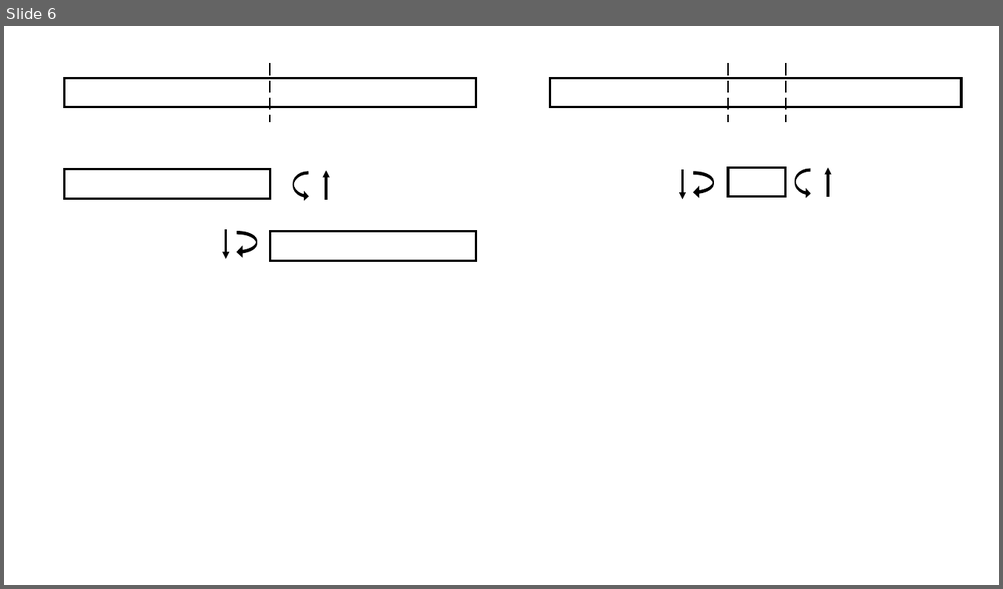
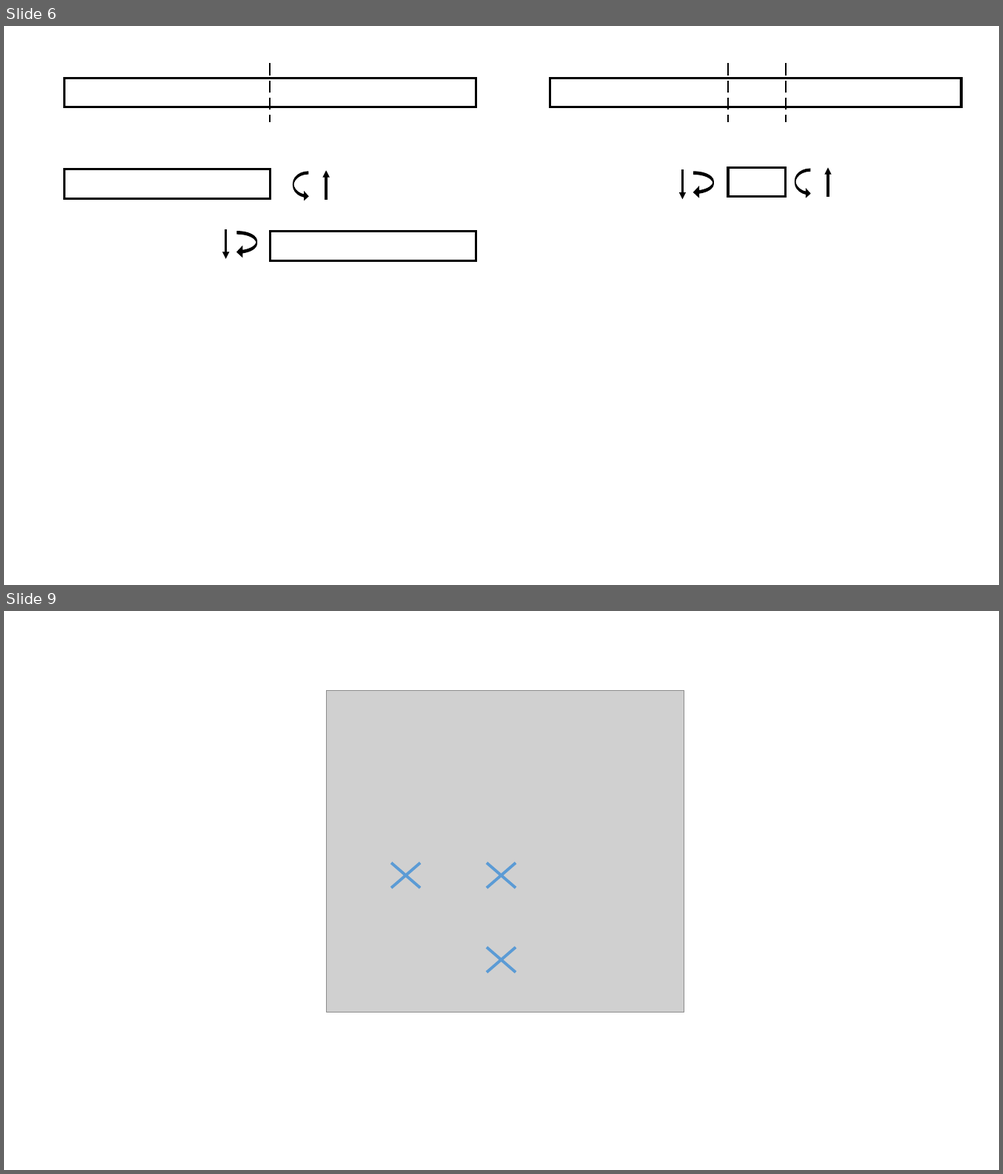
Before and after one commit to kms0523/Study, a slide deck: 그림.pptx. Shown one above the other, each under a label of ours: slide 6 before the commit, slides 6 and 9 after it; the slides between them are not shown. The pictures are 1003x589 and 1003x1174 pixels, drawn with LibreOffice and Linux fonts; fonts in the diff are those of the drawing; grey boxes stand for pictures. Boxes give left, top, right and bottom in pixels: in the first picture for what was removed or moved away, otherwise in the second. Text is boxed around its words. In the diff, an @@ line names an element or a change of style, - is before the commit and + after.

```diff
--- a/그림.pptx
+++ b/그림.pptx
@@ slide 9 added at bbox=[4, 611, 999, 1170], background #FFFFFF @@
@@ picture added at bbox=[327, 691, 685, 1013] @@
@@ cross added at bbox=[378, 851, 434, 900], fill #5B9BD5 @@
@@ cross added at bbox=[473, 851, 529, 900], fill #5B9BD5 @@
@@ picture added at bbox=[338, 860, 370, 890] @@
@@ picture added at bbox=[526, 860, 558, 890] @@
@@ cross added at bbox=[473, 937, 529, 985], fill #5B9BD5 @@
@@ picture added at bbox=[491, 980, 522, 1009] @@
```
Also in this commit, not shown: 2 other slides added, 14 other files.
